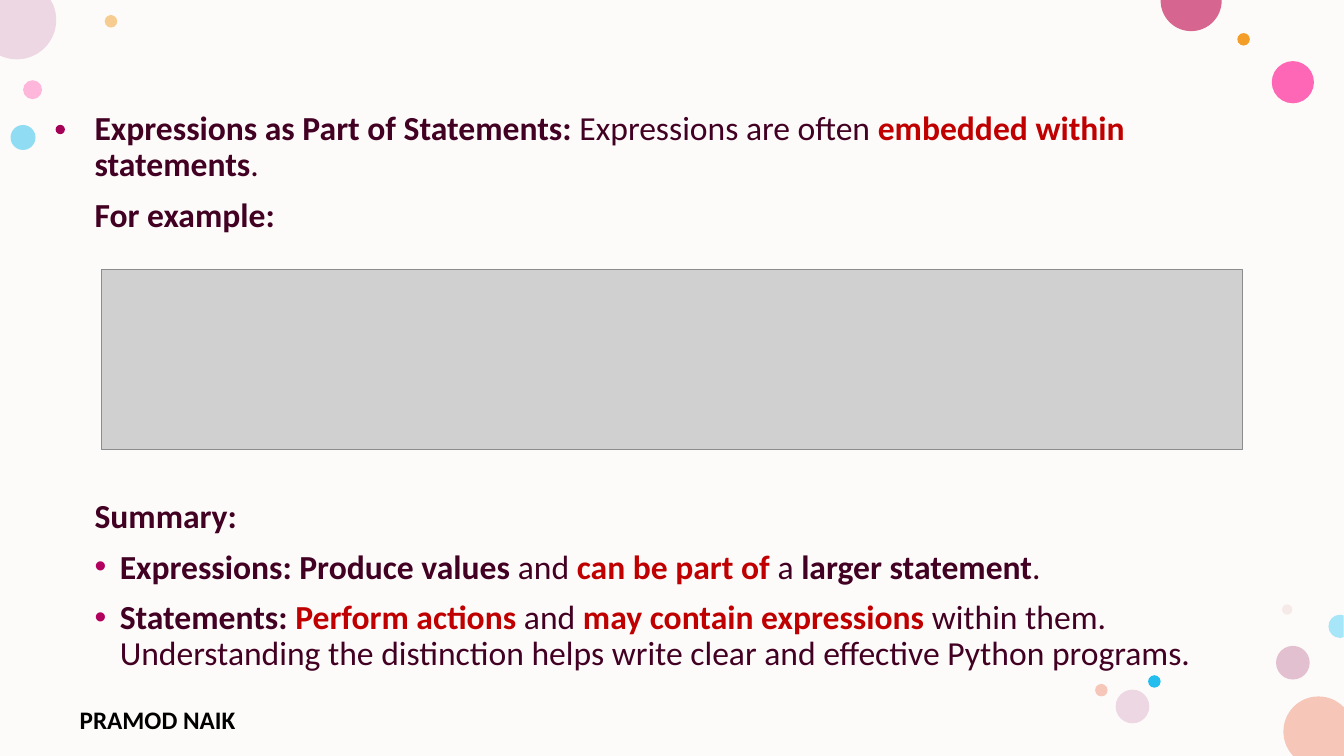
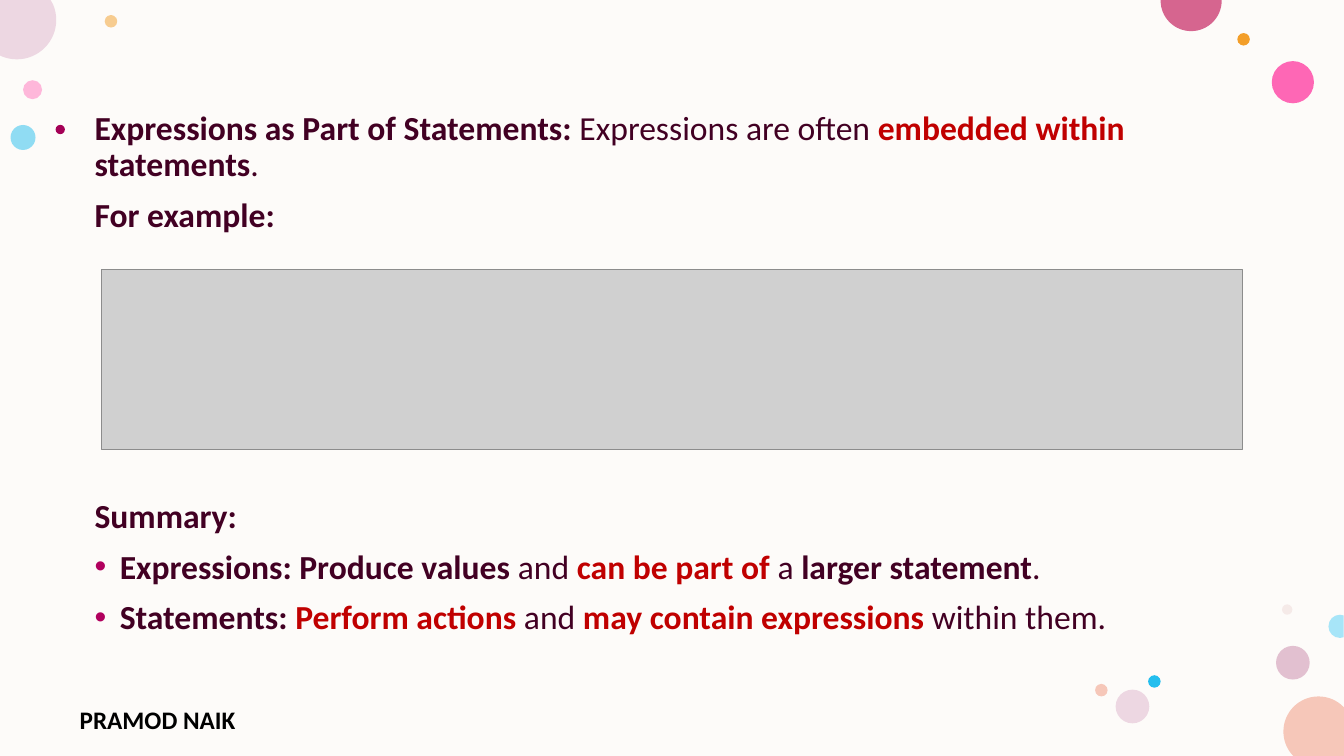
Before and after one commit to PRAMOD-VISHNU-NAIK/MCA-4th-Sem-Python-Shridevi-College, a slide deck: slide 20 of Theory Class-Notes/Module-1 Python Basic Concepts and Programming.pptx. Drawn at 1344x756 pixels with LibreOffice and Linux fonts; fonts in the diff are those of the drawing; grey boxes stand for pictures; background and template pictures are left out. Boxes give left, top, right and bottom in pixels: in the first picture for what was removed or moved away, otherwise in the second. Text is boxed around its words. In the diff, an @@ line names an element or a change of style, - is before the commit and + after.

```diff
--- a/Theory Class-Notes/Module-1 Python Basic Concepts and Programming.pptx
+++ b/Theory Class-Notes/Module-1 Python Basic Concepts and Programming.pptx
@@ text at <box>120,605,1106,635</box>: text changed; text colour #420023 to #C00000; bold on @@
-• Statements: Perform actions and may contain expressions within them. Understanding the distinction helps write clear and effective Python programs.
+• Statements: Perform actions and may contain expressions within them.
```
Also in this commit, not shown: 8 other slides changed, 7 slides added, 7 slides removed, 1 other file.
